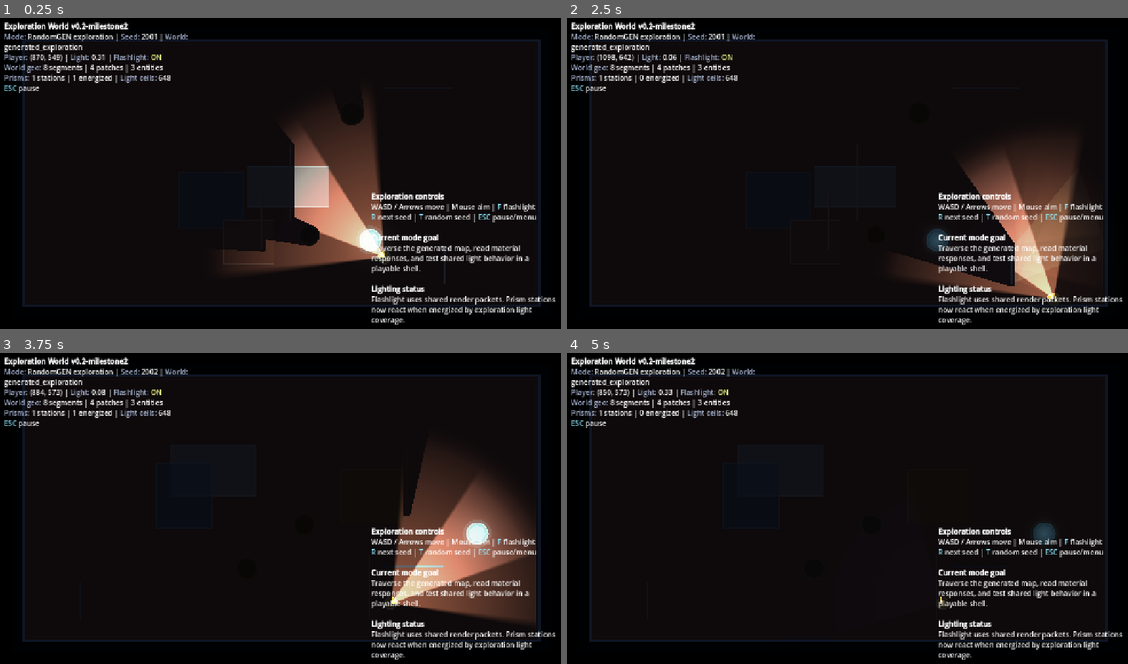
Above: before the commit, frames 1-4 (two rows, left to right).
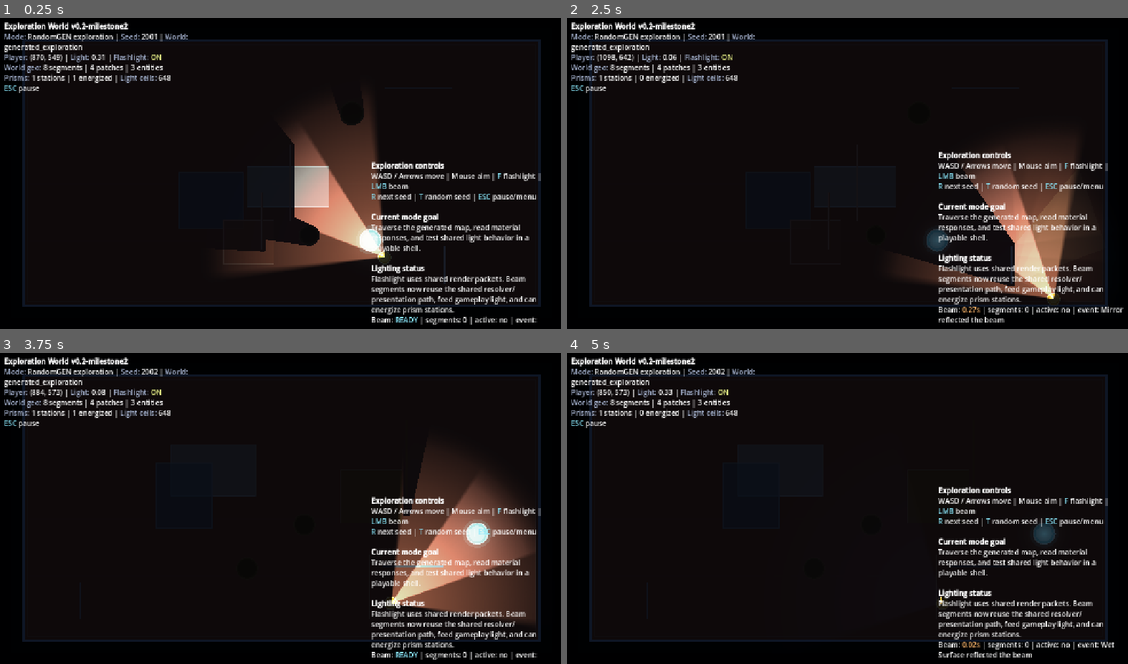
Above: after the commit, the same moments.

Repository: Nopppa/lantern-engine
Game: Godot game, scene res://scenes/exploration_scene.tscn
Same seed, same stepped clock (60 frames per second), same inputs: the game is played once before the commit and once after it. This scene is started directly instead of the project's main scene.
Inputs (mouse positions are in pixels of both pictures, inside the frame that each line leads up to):
- Up to frame 1 (0.25 s): no input
- Up to frame 2 (2.5 s): tap Enter (ui_accept) at 0.5, 0.77, 1.52, 2 s; move the mouse to (976, 157) at 0.52 s; hold D (move_right) 0.53-1.28 s; click (976, 157) at 0.6 s; move the mouse to (735, 189) at 1.27 s; hold S (move_down) 1.28-2.03 s; click (735, 189) at 1.35 s; move the mouse to (903, 101) at 2.02 s; hold D (move_right) from 2.03 s (still down); tap Q (cast_prism_surge) at 2.1 s; click (903, 101) at 2.3 s
- Up to frame 3 (3.75 s): move the mouse to (252, 573) at 2.77 s; release D (move_right) at 2.78 s; hold R (grant_upgrade) 2.78-3.53 s; tap E (interact) at 2.85 s; tap Enter (ui_accept) at 3.02 s; click (252, 573) at 3.05 s; tap R (restart_run) at 3.5 s; move the mouse to (454, 555) at 3.52 s; hold A (move_left) from 3.53 s (still down); right-click (454, 555) at 3.6 s
- Up to frame 4 (5 s): keep holding A (move_left); tap Enter (ui_accept) at 3.77, 4.25, 4.52 s; click (1021, 555) at 3.8 s; move the mouse to (679, 458) at 4.27 s; tap Q (quick_refill) at 4.35 s; click (679, 458) at 4.55 s

The runs differ from the first frame. In frame 1, 5.2% of the frame differs, in the area x 66-99%, y 46-99%; in frame 2, 5.1%; in frame 3, 5.0%; in frame 4, 5.3%, in the area x 66-99%, y 42-99%.
Error after the commit: Invalid type in function 'damage_enemies_along_segment' in base 'GDScript'. The Object-derived class of argument 1 (RefCounted (ExplorationLightRuntime)) is no…

Commit message:
feat(randomgen): add exploration beam runtime

Diff:
--- a/scripts/exploration/exploration_light_runtime.gd
+++ b/scripts/exploration/exploration_light_runtime.gd
@@ -5,10 +5,19 @@
 const LightField = preload("res://scripts/gameplay/light_field.gd")
 const DeadAliveGrid = preload("res://scripts/gameplay/dead_alive_grid.gd")
 const FlashlightVisuals = preload("res://scripts/gameplay/flashlight_visuals.gd")
+const LightSurfaceResolver = preload("res://scripts/gameplay/light_surface_resolver.gd")
+const LightQuery = preload("res://scripts/gameplay/light_query.gd")
+const LightLabCollision = preload("res://scripts/gameplay/light_lab_collision.gd")
 
 const DEFAULT_FLASHLIGHT_RANGE := 420.0
 const DEFAULT_FLASHLIGHT_HALF_ANGLE := 48.0
 const DEFAULT_BEAM_OFFSET := 4.0
+const DEFAULT_BEAM_RANGE := 360.0
+const DEFAULT_BEAM_DAMAGE := 18.0
+const DEFAULT_BEAM_BOUNCES := 2
+const DEFAULT_BEAM_COOLDOWN := 0.45
+const DEFAULT_BEAM_COST := 0.0
+const BEAM_PULSE_DURATION := 0.18
 
 var arena_rect: Rect2 = Rect2()
 var light_cell_size := 32.0
@@ -25,8 +34,21 @@
 var dead_alive_cells: Array = []
 var flashlight_render_packet: Dictionary = LightTypes.empty_render_packet("flashlight")
 var prism_render_packet: Dictionary = LightTypes.empty_render_packet("prism")
+var beam_render_packet: Dictionary = LightTypes.empty_render_packet("laser")
 var approx_flashlight_frontier := {}
 var approx_prism_frontiers := {}
+var beam_range := DEFAULT_BEAM_RANGE
+var beam_damage := DEFAULT_BEAM_DAMAGE
+var beam_bounces := DEFAULT_BEAM_BOUNCES
+var beam_cooldown := DEFAULT_BEAM_COOLDOWN
+var beam_timer := 0.0
+var beam_pulse_timer := 0.0
+var beam_flash := 0.0
+var beam_cost := DEFAULT_BEAM_COST
+var energy := 100.0
+var last_event := ""
+var hit_flashes: Array = []
+var enemies: Array = []
 
 func configure(config: Dictionary) -> void:
 	arena_rect = Rect2(config.get("arena_rect", Rect2()))
@@ -34,6 +56,12 @@
 	flashlight_range = float(config.get("flashlight_range", flashlight_range))
 	flashlight_half_angle = float(config.get("flashlight_half_angle", flashlight_half_angle))
 	BEAM_OFFSET = float(config.get("beam_offset", BEAM_OFFSET))
+	beam_range = float(config.get("beam_range", beam_range))
+	beam_damage = float(config.get("beam_damage", beam_damage))
+	beam_bounces = int(config.get("beam_bounces", beam_bounces))
+	beam_cooldown = float(config.get("beam_cooldown", beam_cooldown))
+	beam_cost = float(config.get("beam_cost", beam_cost))
+	energy = float(config.get("energy", energy))
 
 func reset(world: LightWorld) -> void:
 	light_world = world
@@ -41,8 +69,13 @@
 	dead_alive_cells = DeadAliveGrid.build(arena_rect, light_cell_size, light_world.metadata_array("dead_alive_zones") if light_world != null else [])
 	flashlight_render_packet = LightTypes.empty_render_packet("flashlight")
 	prism_render_packet = LightTypes.empty_render_packet("prism")
+	beam_render_packet = LightTypes.empty_render_packet("laser")
 	approx_flashlight_frontier = {}
 	approx_prism_frontiers = {}
+	beam_timer = 0.0
+	beam_pulse_timer = 0.0
+	beam_flash = 0.0
+	last_event = ""
 
 func sync_player_runtime(pos: Vector2, dir: Vector2, flashlight_enabled: bool) -> void:
 	player_pos = pos
@@ -50,6 +83,11 @@
 	flashlight_on = flashlight_enabled
 
 func process_frame(delta: float) -> void:
+	beam_timer = maxf(beam_timer - delta, 0.0)
+	beam_flash = maxf(beam_flash - delta * 4.5, 0.0)
+	beam_pulse_timer = maxf(beam_pulse_timer - delta, 0.0)
+	if beam_pulse_timer <= 0.0 and bool(beam_render_packet.get("active", false)):
+		beam_render_packet = LightTypes.empty_render_packet("laser")
 	rebuild_gameplay_light_field()
 	if gameplay_light_field != null:
 		gameplay_light_field.process_field(delta)
@@ -64,19 +102,21 @@
 		prism_render_packet = _build_exploration_prism_packet()
 		approx_flashlight_frontier = {}
 		_write_packet_to_light_field(prism_render_packet, 34.0, 28.0, 0.92, 0.72)
+		_write_laser_packet_to_light_field(beam_render_packet)
 		return
 	flashlight_render_packet = FlashlightVisuals.build_render_packet(self, _flashlight_source_options())
 	approx_flashlight_frontier = flashlight_render_packet.get("frontier", {})
 	prism_render_packet = _build_exploration_prism_packet()
 	_write_packet_to_light_field(flashlight_render_packet, 30.0, 24.0, 0.86, 0.62)
 	_write_packet_to_light_field(prism_render_packet, 34.0, 28.0, 0.92, 0.72)
+	_write_laser_packet_to_light_field(beam_render_packet)
 
 func update_native_presentation(native_light_presentation: Node) -> void:
 	if native_light_presentation == null:
 		return
 	native_light_presentation.update_from_packets(
 		flashlight_render_packet,
-		LightTypes.empty_render_packet("laser"),
+		beam_render_packet,
 		prism_render_packet,
 		light_world.prism_emitters() if light_world != null else [],
 		null,
@@ -102,6 +142,21 @@
 		if float(strengths[key]) >= 0.95:
 			count += 1
 	return count
+
+func beam_segment_count() -> int:
+	return _packet_segments(beam_render_packet).size()
+
+func beam_ready() -> bool:
+	return beam_timer <= 0.0
+
+func beam_cooldown_remaining() -> float:
+	return beam_timer
+
+func beam_active() -> bool:
+	return bool(beam_render_packet.get("active", false)) and not _packet_segments(beam_render_packet).is_empty()
+
+func cast_beam(target: Vector2) -> void:
+	LightSurfaceResolver.cast_beam(self, target)
 
 func _flashlight_source_options() -> Dictionary:
 	return {
@@ -208,6 +263,11 @@
 	return light_world.prism_emitters() if light_world != null else []
 
 func _prism_emitter_energized(pos: Vector2, radius: float) -> bool:
+	if flashlight_on and LightQuery.flashlight_intensity(player_pos, facing, pos, flashlight_range, flashlight_half_angle, 1.0) > 0.12 and _visibility_between(player_pos, pos) > 0.0:
+		return true
+	for segment: Dictionary in _packet_segments(beam_render_packet):
+		if _segment_intensity(Vector2(segment.get("a", Vector2.ZERO)), Vector2(segment.get("b", Vector2.ZERO)), pos, maxf(radius, 28.0), float(segment.get("intensity", 0.0))) > 0.16:
+			return true
 	for segment: Dictionary in _packet_segments(flashlight_render_packet):
 		var a: Vector2 = Vector2(segment.get("a", Vector2.ZERO))
 		var b: Vector2 = Vector2(segment.get("b", Vector2.ZERO))
@@ -228,6 +288,43 @@
 		"emitter_strengths": emitter_strengths.duplicate(true),
 		"active": not emitter_keys.is_empty() or not segments.is_empty() or not zones.is_empty()
 	})
+
+func _write_laser_packet_to_light_field(packet: Dictionary) -> void:
+	if gameplay_light_field == null:
+		return
+	for segment: Dictionary in _packet_segments(packet):
+		var a: Vector2 = Vector2(segment["a"])
+		var b: Vector2 = Vector2(segment["b"])
+		var length: float = a.distance_to(b)
+		if length <= 0.001:
+			continue
+		var intensity: float = clampf(float(segment.get("intensity", 0.0)), 0.0, 1.0)
+		var layer: int = int(segment.get("layer", 0))
+		var layer_scale: float = pow(0.88, float(layer))
+		var mat_id := String(segment.get("material_id", ""))
+		var is_end_solid: bool = (mat_id == "brick" or mat_id == "wood" or mat_id == "mirror" or mat_id == "tree" or mat_id == "stone" or mat_id == "metal")
+		var steps: int = max(2, int(ceil(length / max(gameplay_light_field.cell_size * 0.6, 10.0))))
+		for step in range(steps + 1):
+			var t: float = float(step) / float(steps)
+			var pos: Vector2 = a.lerp(b, t)
+			var along_scale: float = 0.86 + 0.14 * (1.0 - absf(t - 0.5) * 2.0)
+			var energy_scale: float = clampf(intensity * layer_scale * along_scale, 0.0, 1.0)
+			var r1 := 38.0
+			var r2 := 22.0
+			if is_end_solid:
+				var dist_to_b := pos.distance_to(b)
+				if dist_to_b < r1:
+					r1 = max(dist_to_b, 6.0)
+				if dist_to_b < r2:
+					r2 = max(dist_to_b, 4.0)
+			gameplay_light_field.add_splat_world(pos, r1, energy_scale * 0.74)
+			gameplay_light_field.add_splat_world(pos, r2, energy_scale * 0.96)
+	for zone: Dictionary in _packet_zones(packet):
+		if _zone_is_opaque_surface(zone) and not _zone_front_facing(zone):
+			continue
+		var is_opaque := _zone_is_opaque_surface(zone)
+		var zone_pos: Vector2 = _zone_effective_pos(zone, 0.85 if is_opaque else 0.0)
+		gameplay_light_field.add_splat_world(zone_pos, float(zone.get("radius", 0.0)), clampf(float(zone.get("strength", 0.0)) * 1.18, 0.0, 1.0))
 
 func _build_exploration_prism_packet() -> Dictionary:
 	var accum_segments: Array = []
@@ -285,6 +382,41 @@
 	var t := clampf((point - a).dot(ab) / denom, 0.0, 1.0)
 	return a + ab * t
 
+func _segment_intensity(a: Vector2, b: Vector2, point: Vector2, radius: float, strength: float) -> float:
+	return LightQuery.segment_intensity(a, b, point, radius, strength)
+
+func _visibility_between(a: Vector2, b: Vector2) -> float:
+	var distance_to_target: float = a.distance_to(b)
+	var blockers: Array = light_world.all_blockers() if light_world != null else []
+	if blockers.is_empty():
+		for surface: Dictionary in _light_world_occluders():
+			blockers.append(surface)
+		for trunk: Dictionary in _light_world_tree_entities():
+			blockers.append({
+				"kind": "circle",
+				"pos": trunk.get("pos", Vector2.ZERO),
+				"radius": trunk.get("radius", 0.0),
+				"material_id": "tree"
+			})
+	for blocker: Dictionary in blockers:
+		if String(blocker.get("kind", "segment")) == "circle":
+			var trunk_hit := LightLabCollision.segment_intersects_circle(a, b, Vector2(blocker.get("pos", Vector2.ZERO)), float(blocker.get("radius", 0.0)))
+			if not trunk_hit.is_empty() and float(trunk_hit.get("t", 0.0)) > 0.001 and float(trunk_hit.get("t", 1.0)) < 0.98:
+				return 0.0
+			continue
+		if not bool(blocker.get("blocks_flashlight", true)):
+			continue
+		var direction := (b - a).normalized()
+		if direction == Vector2.ZERO:
+			return 1.0
+		var hit: Dictionary = LightSurfaceResolver._ray_segment_intersection(a, direction, Vector2(blocker.get("a", Vector2.ZERO)), Vector2(blocker.get("b", Vector2.ZERO)))
+		if hit.is_empty():
+			continue
+		var t: float = float(hit.get("t", 0.0))
+		if t > 0.001 and t < distance_to_target - 1.0:
+			return 0.0
+	return 1.0
+
 func _light_world_patches() -> Array:
 	return light_world.material_patches if light_world != null else []
 
--- a/scripts/exploration_scene.gd
+++ b/scripts/exploration_scene.gd
@@ -76,6 +76,9 @@
 func _process(delta: float) -> void:
 	if not _pause_open:
 		_update_player(delta)
+		if Input.is_action_just_pressed("cast_beam") and _light_runtime != null:
+			_sync_light_runtime_state()
+			_light_runtime.cast_beam(get_global_mouse_position())
 		_sync_light_runtime_state()
 		_light_runtime.process_frame(delta)
 		_light_runtime.update_native_presentation(_native_light_presentation)
@@ -177,7 +180,12 @@
 		"energized_station_count": _light_runtime.active_prism_emitter_count() if _light_runtime != null else 0,
 		"light_cell_count": _light_runtime.dead_alive_cell_count() if _light_runtime != null else 0,
 		"pause_open": _pause_open,
-		"status_text": "[b]Exploration controls[/b]\nWASD / Arrows move | Mouse aim | [color=#8be9fd]F[/color] flashlight\n[color=#8be9fd]R[/color] next seed | [color=#8be9fd]T[/color] random seed | [color=#8be9fd]ESC[/color] pause/menu\n\n[b]Current mode goal[/b]\nTraverse the generated map, read material responses, and test shared light behavior in a playable shell.\n\n[b]Lighting status[/b]\nFlashlight uses shared render packets. Prism stations now react when energized by exploration light coverage."
+		"status_text": "[b]Exploration controls[/b]\nWASD / Arrows move | Mouse aim | [color=#8be9fd]F[/color] flashlight | [color=#8be9fd]LMB[/color] beam\n[color=#8be9fd]R[/color] next seed | [color=#8be9fd]T[/color] random seed | [color=#8be9fd]ESC[/color] pause/menu\n\n[b]Current mode goal[/b]\nTraverse the generated map, read material responses, and test shared light behavior in a playable shell.\n\n[b]Lighting status[/b]\nFlashlight uses shared render packets. Beam segments now reuse the shared resolver/presentation path, feed gameplay light, and can energize prism stations.\nBeam: %s | segments: %d | active: %s | event: %s" % [
+			("[color=#8be9fd]READY[/color]" if _light_runtime != null and _light_runtime.beam_ready() else "[color=#ffb86c]%.2fs[/color]" % (_light_runtime.beam_cooldown_remaining() if _light_runtime != null else 0.0)),
+			(_light_runtime.beam_segment_count() if _light_runtime != null else 0),
+			("yes" if _light_runtime != null and _light_runtime.beam_active() else "no"),
+			(_light_runtime.last_event if _light_runtime != null else "")
+		]
 	})
 
 # --- Public API ---
